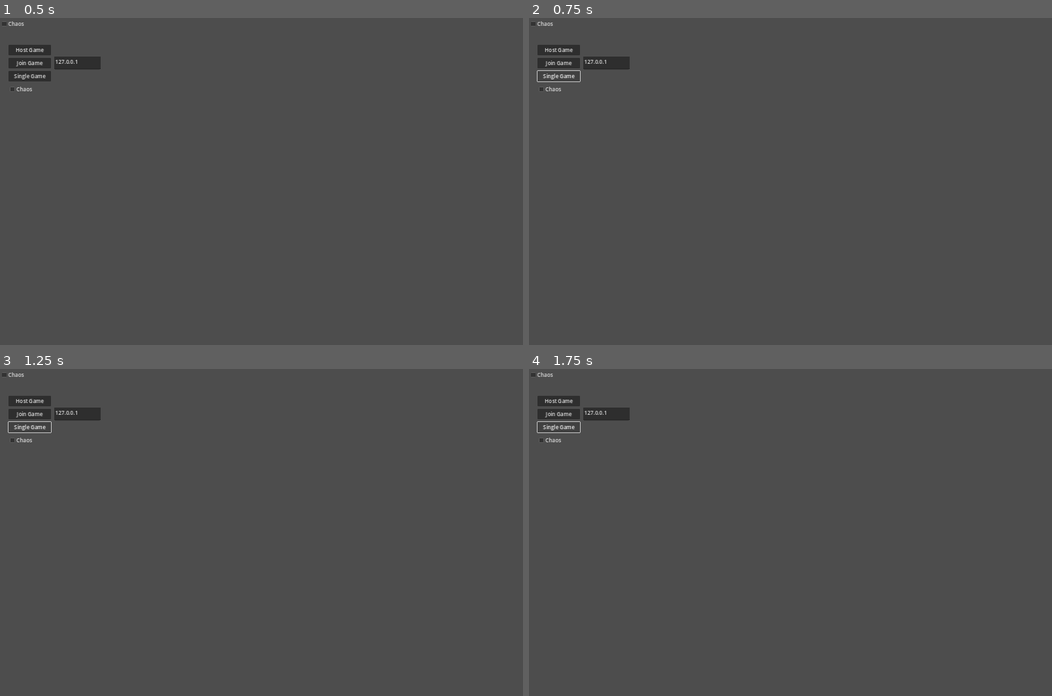
Above: before the commit, frames 1-4 (two rows, left to right).
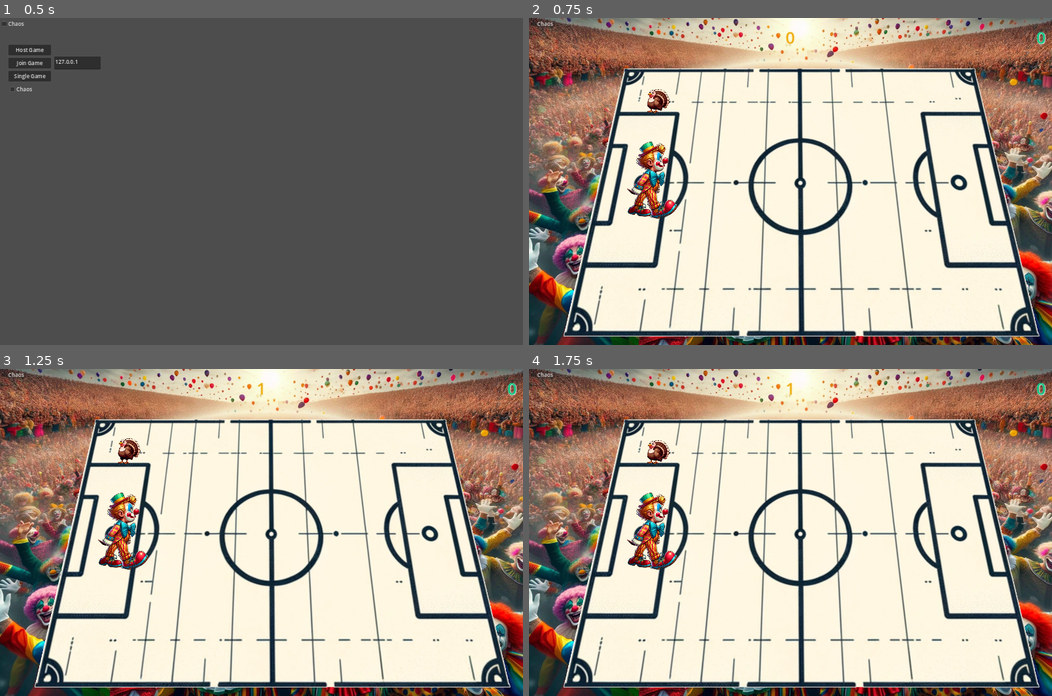
Above: after the commit, the same moments.

Repository: turkey-ball/turkey-ball
Game: Godot game, scene res://Scenes/game.tscn
Same seed, same stepped clock (60 frames per second), same inputs: the game is played once before the commit and once after it.
Inputs (mouse positions are in pixels of both pictures, inside the frame that each line leads up to):
- Up to frame 1 (0.5 s): no input
- Up to frame 2 (0.75 s): click "Single Game" at 0.5 s
- Up to frame 3 (1.25 s): no input
- Up to frame 4 (1.75 s): click (560, 427) at 1.25 s, where only the run before the commit has a clickable "Single Game"

Frame 1 is identical in both runs. In frame 2, 97% of the frame differs, in the area x 0-100%, y 0-100%; in frame 3, 97%; in frame 4, 97%.

Commit message:
Singeplayer

Diff:
--- a/Scripts/Menu.gd
+++ b/Scripts/Menu.gd
@@ -19,3 +19,7 @@
 #func _on_single_game_pressed():
 	#load(res://game.tscn)
 	# pass # Replace with function body.
+
+
+func _on_single_game_pressed():
+	$"../"._on_single_game_pressed()
--- a/Scripts/game.gd
+++ b/Scripts/game.gd
@@ -89,3 +89,12 @@
 	var tk = $Arena/Turkey
 	tk.haveChaosMode = toggled_on
 	pass # Replace with function body.
+
+
+### Singleplayer ###
+func _on_single_game_pressed():
+	$LkmpMenuTest.hide()
+	$Arena.show()
+	$Ui.show()
+	$Ui/ScoreL.hide()
+	add_player()
